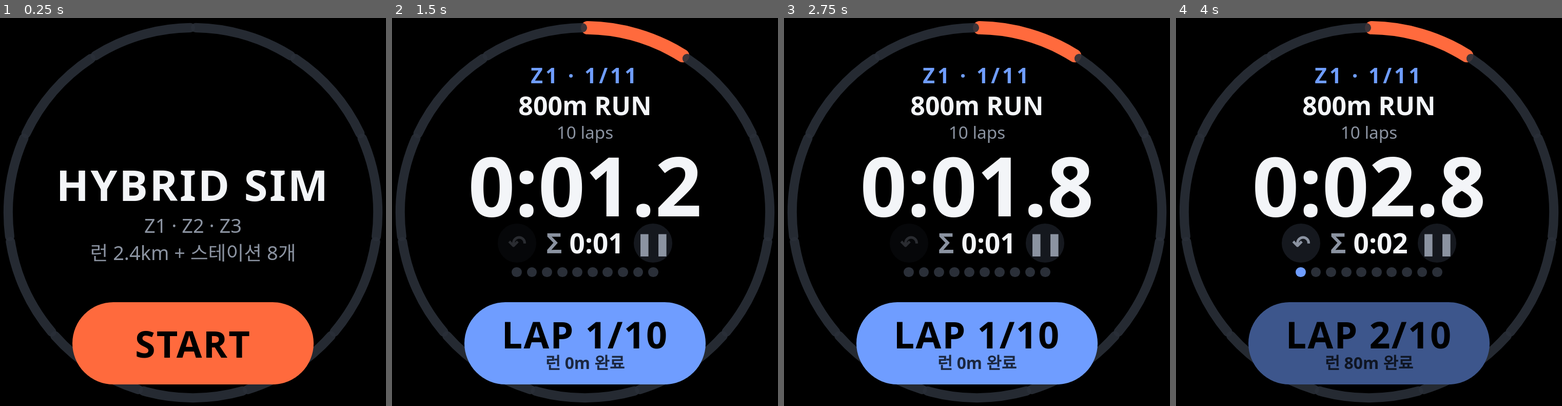
Above: before the commit, frames 1-4 (left to right).
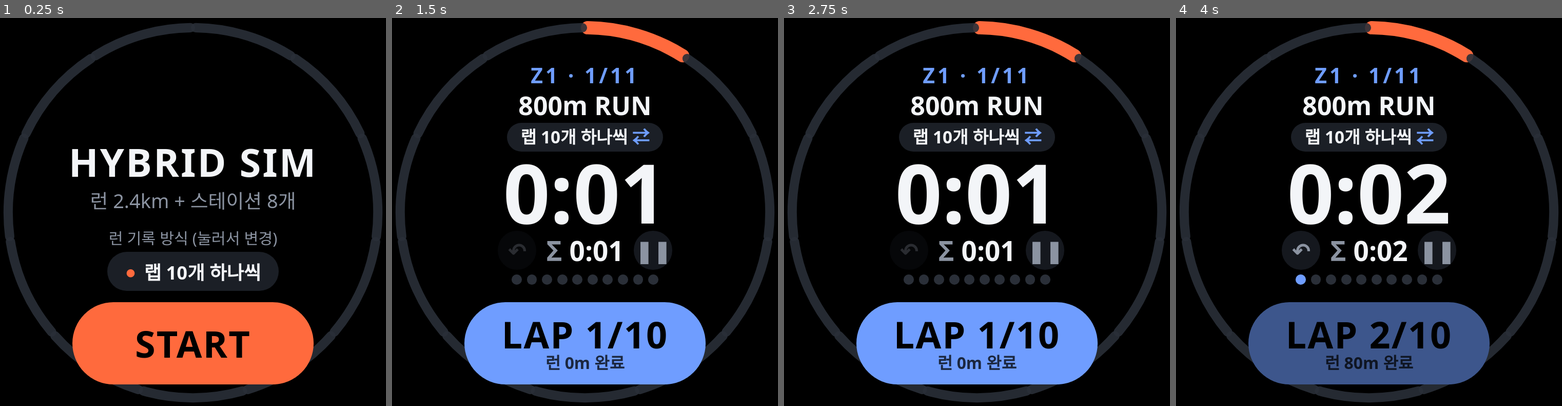
Above: after the commit, the same moments.

Repository: Woody-Kim8984/hyperfitnessgames
Game: browser game, page index.html
The game is run twice, just before and just after one commit, with the same random seed, the same clock (stepped at 60 frames per second) and the same inputs.
Inputs:
- Up to frame 1 (0.25 s): no input
- Up to frame 2 (1.5 s): click "START" at 0.27 s; click "LAP 1/10 런 0m 완료" at 1.27 s
- Up to frame 3 (2.75 s): click "❚❚" at 1.87 s; click "▶" at 2.47 s
- Up to frame 4 (4 s): click "❚❚" at 3.07 s; click "▶" at 3.27 s; click "LAP 1/10 런 0m 완료" at 3.67 s

The runs differ from the first frame. In frame 1, 10% of the frame differs, in the area x 15-85%, y 33-71%; in frame 2, 10%; in frame 3, 10%; in frame 4, 11%, in the area x 20-80%, y 27-69%.

Commit message:
Add files via upload

Diff:
--- a/index.html
+++ b/index.html
@@ -28,10 +28,12 @@
 
 .zone{font-family:var(--display);font-weight:700;font-size:5.4vmin;letter-spacing:.12em;color:var(--zc)}
 .seg{font-weight:700;font-size:6.6vmin;line-height:1.15;margin-top:.3vmin;max-width:64vmin;white-space:nowrap;overflow:hidden;text-overflow:ellipsis;text-wrap:balance}
-.spec{font-size:4.4vmin;color:var(--muted)}
+.spec{font-size:4.4vmin;color:var(--muted);background:none;padding:0;line-height:1.4}
+.spec:disabled{cursor:default}
+.spec.sw{background:#1b1f26;color:var(--ink);border-radius:5vmin;padding:.6vmin 3.5vmin;margin-top:.6vmin;font-weight:700}
+.spec.sw::after{content:" ⇄";color:var(--zc)}
 .segt{font-size:21vmin;font-weight:700;line-height:.9;margin-top:1vmin}
-.segt.paused{animation:blink 1s steps(2) infinite}
-@keyframes blink{50%{opacity:.25}}
+.segt.paused{opacity:.4}
 .mid{display:flex;align-items:center;justify-content:center;gap:2.5vmin;margin-top:.5vmin}
 .tot{font-size:7vmin;font-weight:600;color:var(--muted);white-space:nowrap}
 .tot b{color:var(--ink);font-weight:600}
@@ -55,9 +57,13 @@
 .doneview{justify-content:flex-start;padding-top:14vmin}
 
 /* ready / done */
-.title{font-family:var(--display);font-weight:800;font-size:11vmin;letter-spacing:.04em;line-height:1}
+.title{font-family:var(--display);font-weight:800;font-size:10vmin;letter-spacing:.04em;line-height:1;white-space:nowrap}
 .sub{font-size:5vmin;color:var(--muted);margin-top:1.5vmin;line-height:1.4}
-.last{margin-top:3vmin;font-size:5vmin;color:var(--muted)}
+.last{margin-top:2vmin;font-size:4.6vmin;color:var(--muted)}
+.mode{margin-top:3vmin;display:flex;flex-direction:column;align-items:center;gap:.8vmin}
+.mode .k{font-size:4vmin;color:var(--muted)}
+.mode .pill{display:flex;align-items:center;gap:2vmin}
+.mode .pill b{color:var(--accent)}
 .last b{font-family:var(--display);font-size:8vmin;color:var(--ink);font-weight:700;margin-left:1.5vmin}
 .fin{font-size:17vmin;font-weight:800;line-height:1;color:var(--accent)}
 .pair{display:flex;gap:5vmin;margin-top:1vmin;font-size:4.2vmin;color:var(--muted)}
@@ -77,7 +83,6 @@
 .qrbox img,.qrbox canvas{display:block;width:62vmin!important;height:62vmin!important}
 .note{font-size:4.4vmin;color:var(--muted);text-align:center;line-height:1.45}
 .close{display:block;margin:4vmin auto 0}
-@media (prefers-reduced-motion:reduce){.segt.paused{animation:none;opacity:.5}}
 </style>
 </head>
 <body>
@@ -87,14 +92,15 @@
 
   <section class="view" id="vReady">
     <div class="title">HYBRID SIM</div>
-    <div class="sub">Z1 · Z2 · Z3<br>런 2.4km + 스테이션 8개</div>
+    <div class="sub">런 2.4km + 스테이션 8개</div>
+    <div class="mode"><span class="k">런 기록 방식 (눌러서 변경)</span><button class="pill" id="modeBtn"></button></div>
     <div class="last" id="lastRec"></div>
   </section>
 
   <section class="view runview" id="vRun" hidden>
     <div class="zone" id="zone">ZONE 1</div>
     <div class="seg" id="seg">800m RUN</div>
-    <div class="spec" id="spec">10 laps</div>
+    <button class="spec" id="spec" disabled>10 laps</button>
     <div class="segt num" id="segt">0:00</div>
     <div class="mid">
       <button class="icon" id="undoBtn" aria-label="마지막 기록 취소">↶</button>
@@ -132,6 +138,7 @@
 const load=(k,d)=>{try{const v=localStorage.getItem(k);return v?JSON.parse(v):d}catch(e){return d}};
 const save=(k,v)=>{try{localStorage.setItem(k,JSON.stringify(v))}catch(e){}};
 const fresh=()=>({status:'ready',startAt:0,paused:0,pauseAt:0,ev:[]});
+let MODE=load('hyb-watch-mode','lap'); // 'lap' = 10 laps one by one, 'pass' = whole run in one tap
 let S=load(KEY,null)||fresh(), H=load(HKEY,[]), lastTap=0;
 
 const now=()=>Date.now();
@@ -153,7 +160,8 @@
 function buzz(p){try{navigator.vibrate&&navigator.vibrate(p)}catch(e){}}
 
 /* actions */
-function start(){S={...fresh(),status:'running',startAt:now()};persist();wake();buzz(80);render()}
+const lapOn=()=>(S.mode||'lap')==='lap';
+function start(){S={...fresh(),status:'running',startAt:now(),mode:MODE};persist();wake();buzz(80);render()}
 function resume(){S.paused+=now()-S.pauseAt;S.pauseAt=0;S.status='running'}
 function split(){
   if(S.status==='paused')resume();
@@ -172,7 +180,7 @@
   const b=$('bigBtn'); b.classList.add('cool'); setTimeout(()=>b.classList.remove('cool'),GUARD);
   if(S.status==='ready')return start();
   if(S.status==='done')return newRun();
-  SEGS[segIdx()].run?lap():split();
+  SEGS[segIdx()].run&&lapOn()?lap():split();
 }
 function pause(){
   if(S.status==='running'){S.status='paused';S.pauseAt=now()}else if(S.status==='paused')resume();
@@ -218,16 +226,21 @@
   const big=$('bigBtn');
   if(st==='ready'){
     big.style.setProperty('--zc','var(--accent)');big.innerHTML='START';
+    $('modeBtn').innerHTML=MODE==='lap'?'<b>●</b> 랩 10개 하나씩':'<b>●</b> 런 한 번에 통과';
     const h=H[0]; $('lastRec').innerHTML=h?`지난 기록<b>${fmt(h.total)}</b>`:'';
   }else if(live){
     $('vRun').style.setProperty('--zc',zc(s.z)); big.style.setProperty('--zc',zc(s.z));
     $('zone').textContent=`Z${s.z} · ${i+1}/${N}`;
-    $('seg').textContent=s.n; $('spec').textContent=s.s;
+    $('seg').textContent=s.n; $('spec').textContent=s.run?(lapOn()?'랩 10개 하나씩':'런 한 번에 통과'):s.s;
+    $('spec').classList.toggle('sw',!!s.run); $('spec').disabled=!s.run;
     $('pauseBtn').textContent=st==='paused'?'▶':'❚❚';
     $('segt').classList.toggle('paused',st==='paused');
     $('undoBtn').disabled=!S.ev.length; $('undoBtn').style.opacity=S.ev.length?1:.3;
     const nx=SEGS[i+1];
-    if(s.run){
+    if(s.run&&!lapOn()){
+      $('dots').hidden=true;
+      big.innerHTML=`RUN 완료<small>다음 ${nx.n}</small>`;
+    }else if(s.run){
       const L=lapsOf(i).length;
       $('dots').hidden=false; $('dots').innerHTML=Array.from({length:LAPS},(_,k)=>`<i class="${k<L?'on':''}"></i>`).join('');
       big.innerHTML=`LAP ${L+1}/${LAPS}<small>${L+1===LAPS?'마지막 랩 → '+nx.n:'런 '+(L*80)+'m 완료'}</small>`;
@@ -245,10 +258,14 @@
 }
 function tick(){
   const e=elapsed(), sp=splits(), segE=e-(sp.length?sp.at(-1):0);
-  $('segt').textContent=fmt(segE, segE<600000);
+  $('segt').textContent=fmt(segE);
   $('tot').innerHTML=`Σ <b>${fmt(e)}</b>`;
 }
-setInterval(()=>{if(S.status==='running')tick()},100);
+/* battery: redraw once per second, right after each second boundary of the total clock; pause while hidden */
+let tmr=null;
+function sched(){clearTimeout(tmr);if(S.status!=='running'||document.hidden)return;tick();tmr=setTimeout(sched,1000-(elapsed()%1000)+15)}
+document.addEventListener('visibilitychange',sched);
+const _render=render;render=function(){_render();sched()};
 
 /* sheets */
 function openSheet(html){$('sheet').innerHTML=html+'<button class="pill close" id="closeSheet">닫기</button>';$('sheet').hidden=false;$('sheet').scrollTop=0;$('closeSheet').onclick=()=>$('sheet').hidden=true}
@@ -268,6 +285,8 @@
   catch(e){$('qr').outerHTML='<p class="note">QR을 만들지 못했어요. 인터넷 연결을 확인하고 다시 열어주세요.</p>'}
 };
 
+$('spec').onclick=()=>{if(!(S.status==='running'||S.status==='paused')||!SEGS[segIdx()].run)return;S.mode=lapOn()?'pass':'lap';persist();buzz(40);render()};
+$('modeBtn').onclick=()=>{MODE=MODE==='lap'?'pass':'lap';save('hyb-watch-mode',MODE);render()};
 $('bigBtn').onclick=()=>{ if(S.status==='done'){arm($('bigBtn'),'new',newRun);return} main() };
 $('pauseBtn').onclick=pause; $('undoBtn').onclick=undo;
 if(S.status==='running'||S.status==='paused')wake();
